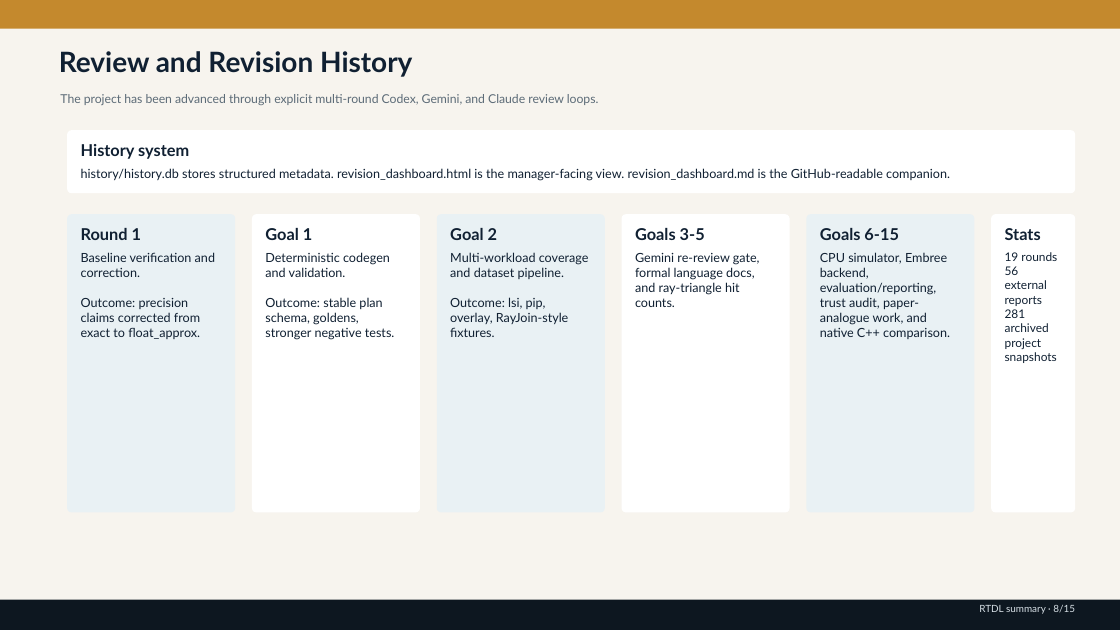
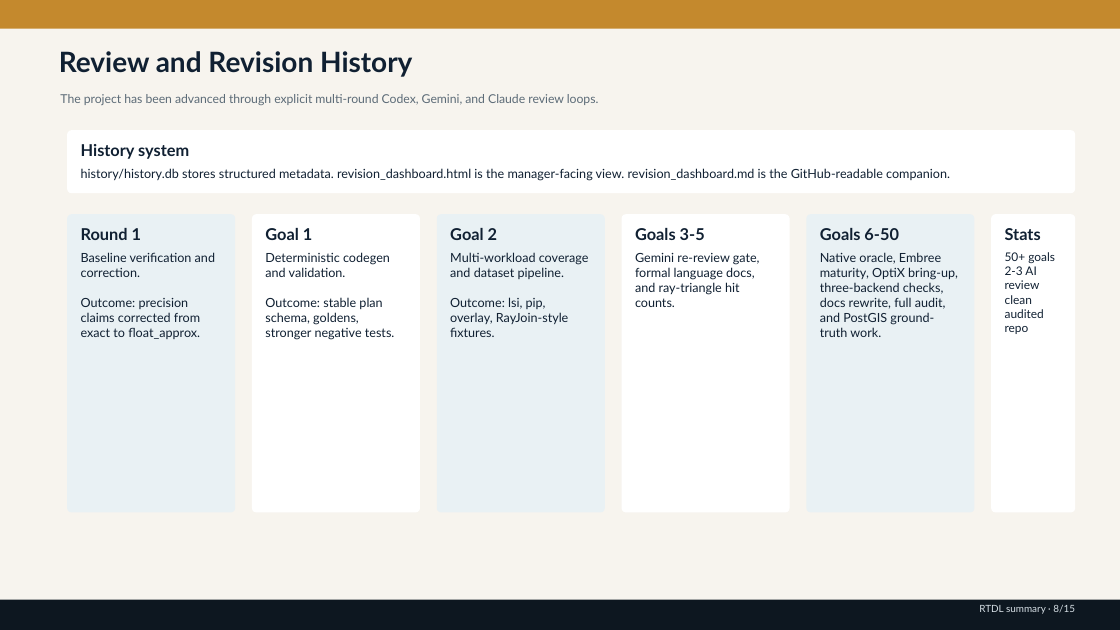
Before and after one commit to rubaolee/rtdl, a slide deck: slide 8 of rtdl_status_summary.pptx. Drawn at 1120x630 pixels with LibreOffice and Linux fonts; fonts in the diff are those of the drawing. Boxes give left, top, right and bottom in pixels: in the first picture for what was removed or moved away, otherwise in the second. Text is boxed around its words. In the diff, an @@ line names an element or a change of style, - is before the commit and + after.

Commit message:
Refresh live docs and checkpoint Goal 50 PostGIS work

```diff
--- a/rtdl_status_summary.pptx
+++ b/rtdl_status_summary.pptx
@@ text at (820, 228, 899, 240): text changed @@
-Goals 6-15
+Goals 6-50
@@ text at (820, 252, 958, 337): text changed @@
-CPU simulator, Embree backend, evaluation/reporting, trust audit, paper-analogue work, and native C++ comparison.
+Native oracle, Embree maturity, OptiX bring-up, three-backend checks, docs rewrite, full audit, and PostGIS ground-truth work.
@@ text at (1005, 252, 1055, 334): text changed @@
-19 rounds
-56 external reports
-281 archived project snapshots
+50+ goals
+2-3 AI review
+clean audited repo
```
Also in this commit, not shown: 9 other slides changed, 12 other files.
